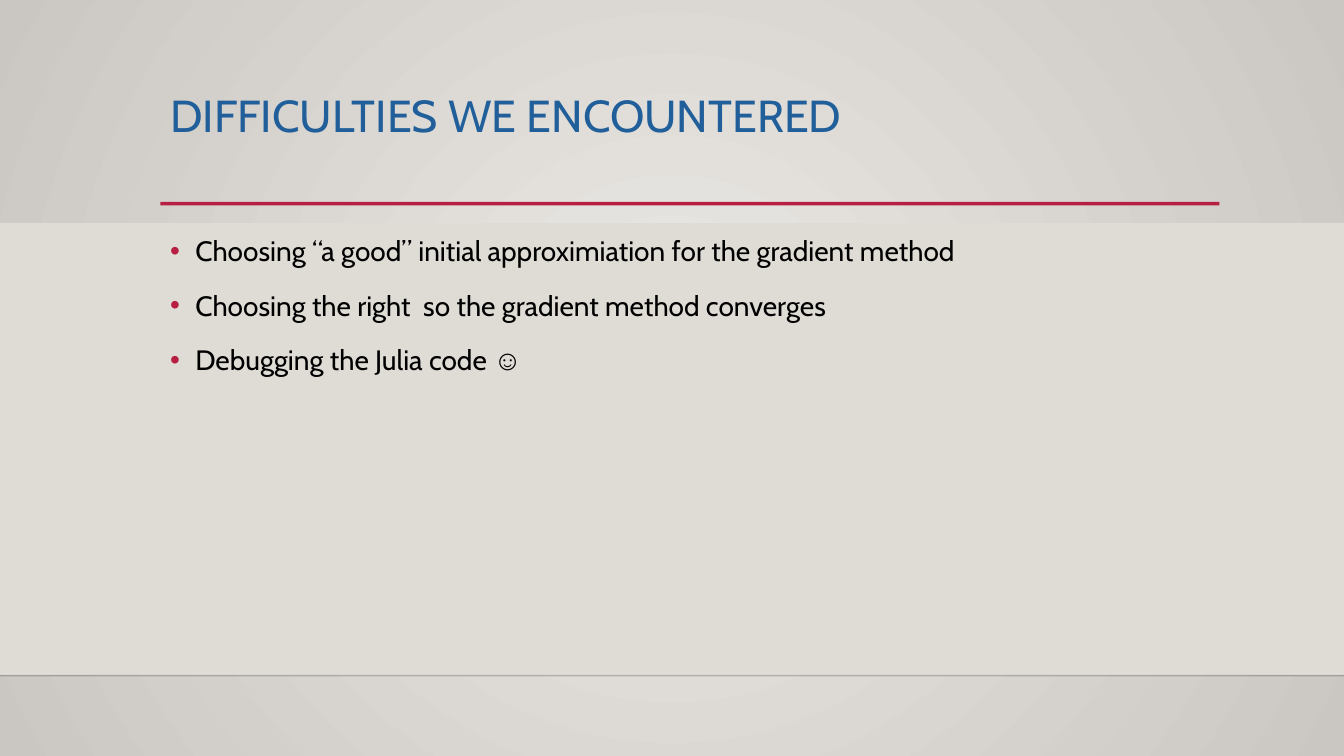
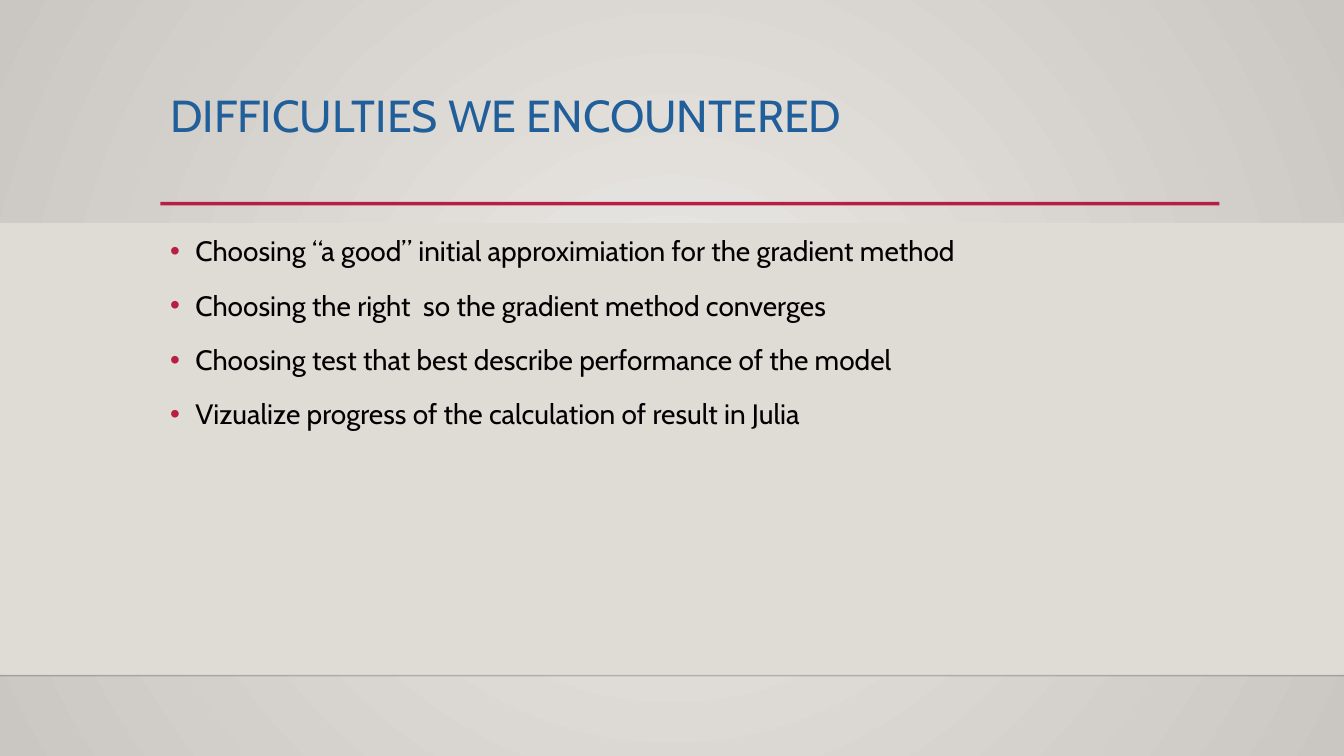
Before and after one commit to PeterM739/Radarji, a slide deck: slide 5 of RADARs.odp. Drawn at 1344x756 pixels with LibreOffice and Linux fonts; fonts in the diff are those of the drawing; background and template pictures are left out. Boxes give left, top, right and bottom in pixels: in the first picture for what was removed or moved away, otherwise in the second. Text is boxed around its words. In the diff, an @@ line names an element or a change of style, - is before the commit and + after.

```diff
--- a/RADARs.odp
+++ b/RADARs.odp
@@ text at [195,349,892,431]: text changed @@
-• Debugging the Julia code ☺
+• Choosing test that best describe performance of the model
+• Vizualize progress of the calculation of result in Julia
```
Also in this commit, not shown: 2 other slides changed, 1 other file.
